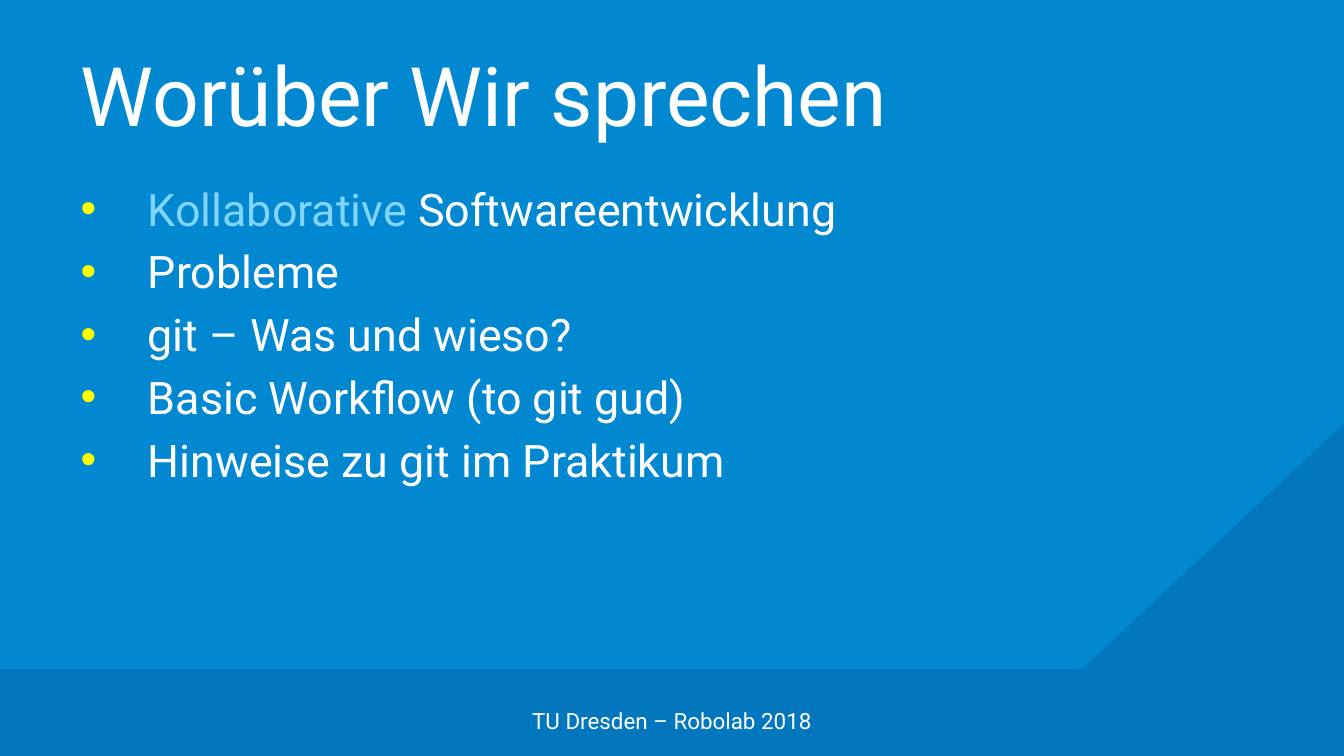
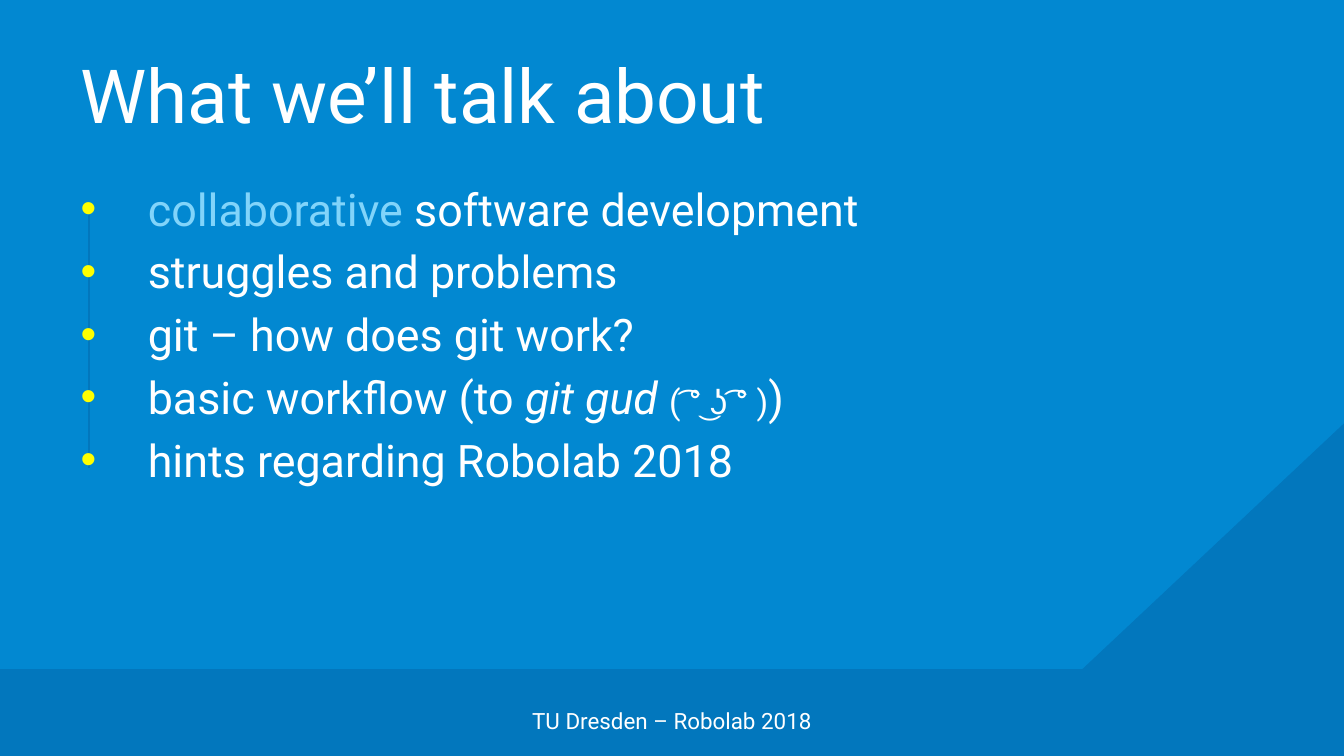
Before and after one commit to edisontrent1337/gitslides, a slide deck: slide 2 of Git.pptx. Drawn at 1344x756 pixels with LibreOffice and Linux fonts; fonts in the diff are those of the drawing; background and template pictures are left out. Boxes give left, top, right and bottom in pixels: in the first picture for what was removed or moved away, otherwise in the second. Text is boxed around its words. In the diff, an @@ line names an element or a change of style, - is before the commit and + after.

```diff
--- a/Git.pptx
+++ b/Git.pptx
@@ title at [81,67,765,124]: text changed; size 44 to 40 pt @@
-Worüber Wir sprechen
+What we’ll talk about
@@ text at [148,192,859,487]: text changed @@
-• Kollaborative Softwareentwicklung
-• Probleme
-• git – Was und wieso?
-• Basic Workflow (to git gud)
-• Hinweise zu git im Praktikum
+• collaborative software development
+• struggles and problems
+• git – how does git work?
+• basic workflow (to git gud ( ͡° ͜ʖ ͡° ))
+• hints regarding Robolab 2018
@@ line added from (89, 215) to (89, 468), #0277BD 1 pt @@
```
Also in this commit, not shown: 20 other slides changed, 7 slides added, 2 slides removed, 1 other file.
